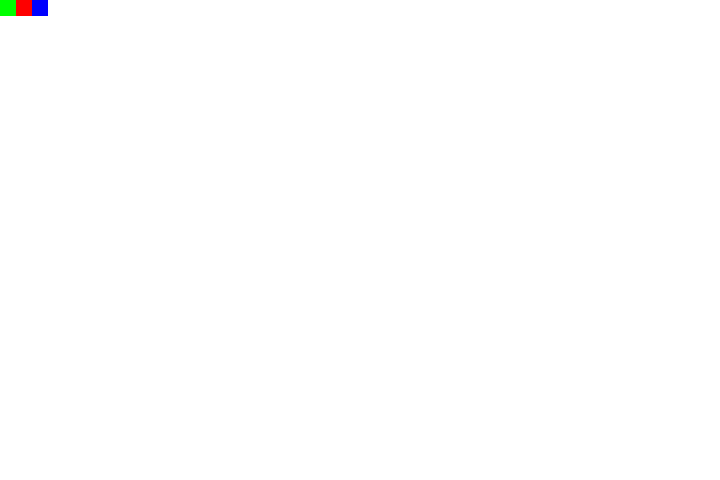
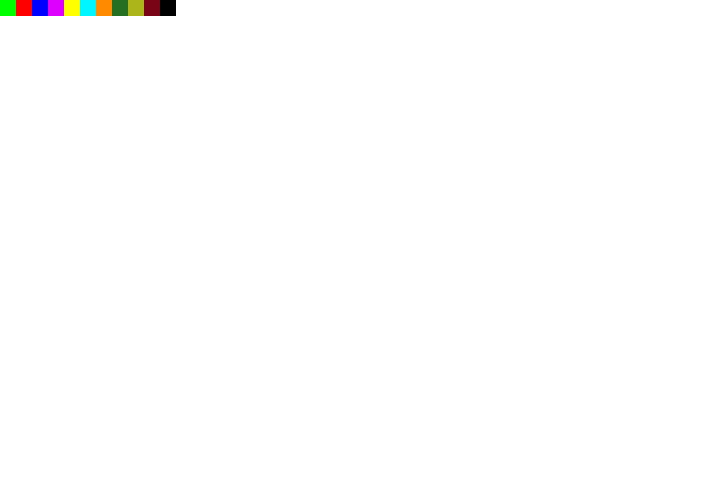
The second 720 × 480 image is a revision of the first. Changes to its layers:
painted on "Background" over box(48, 0, 176, 16)
